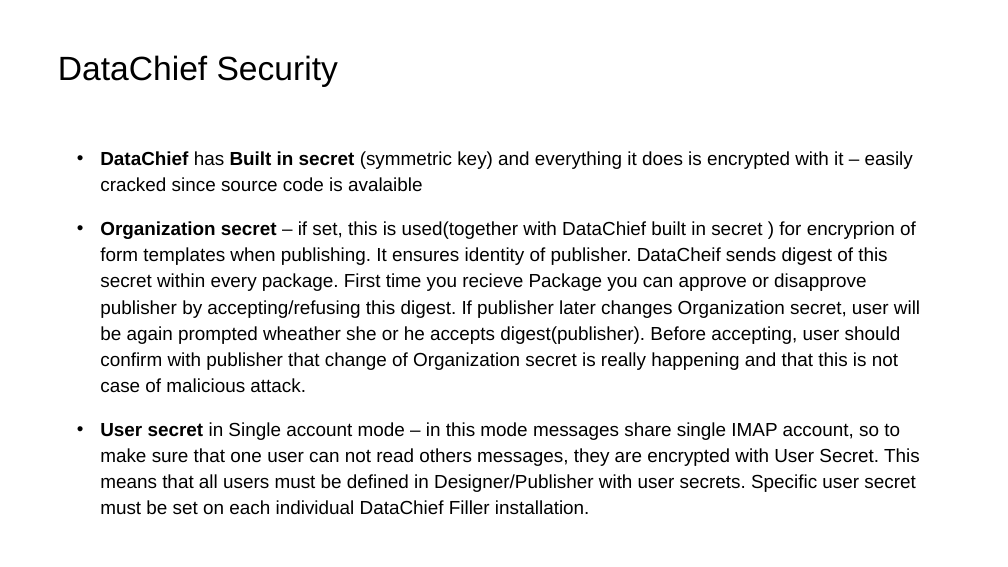
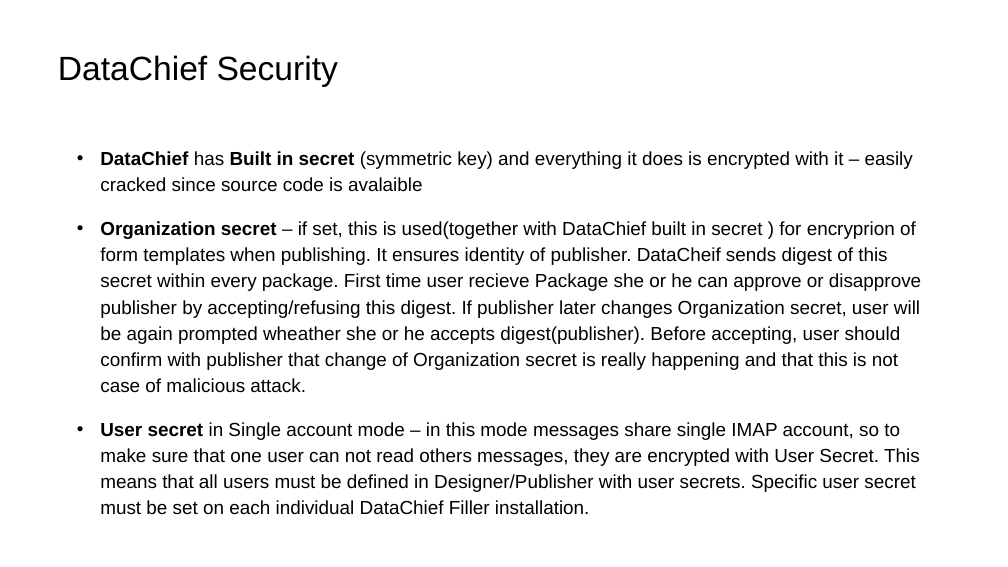
Before and after one commit to iivanic/DataChief, a slide deck: slide 4 of DataChief Communication Configuration.odp. Drawn at 1008x567 pixels with LibreOffice and Linux fonts; fonts in the diff are those of the drawing. Boxes give left, top, right and bottom in pixels: in the first picture for what was removed or moved away, otherwise in the second. Text is boxed around its words. In the diff, an @@ line names an element or a change of style, - is before the commit and + after.

```diff
--- a/DataChief Communication Configuration.odp
+++ b/DataChief Communication Configuration.odp
@@ text at [100, 221, 921, 393]: text changed @@
-• Organization secret – if set, this is used(together with DataChief built in secret ) for encryprion of form templates when publishing. It ensures identity of publisher. DataCheif sends digest of this secret within every package. First time you recieve Package you can approve or disapprove publisher by accepting/refusing this digest. If publisher later changes Organization secret, user will be again prompted wheather she or he accepts digest(publisher). Before accepting, user should confirm with publisher that change of Organization secret is really happening and that this is not case of malicious attack.
+• Organization secret – if set, this is used(together with DataChief built in secret ) for encryprion of form templates when publishing. It ensures identity of publisher. DataCheif sends digest of this secret within every package. First time user recieve Package she or he can approve or disapprove publisher by accepting/refusing this digest. If publisher later changes Organization secret, user will be again prompted wheather she or he accepts digest(publisher). Before accepting, user should confirm with publisher that change of Organization secret is really happening and that this is not case of malicious attack.
```
Also in this commit, not shown: 1 other slide changed, 1 other file.
